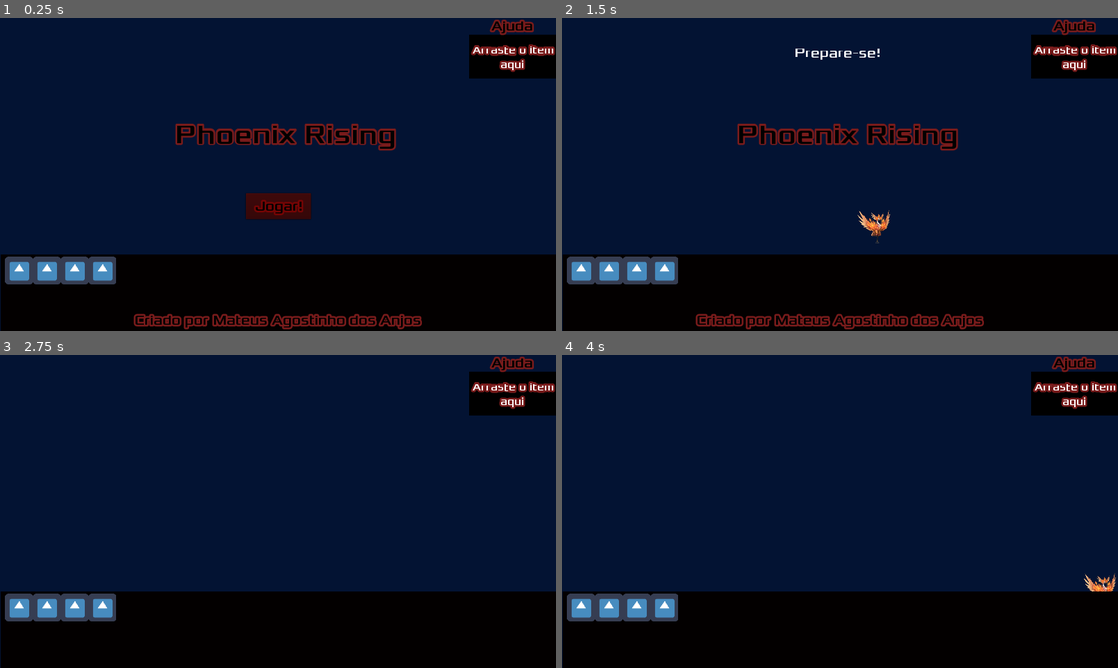
Above: before the commit, frames 1-4 (two rows, left to right).
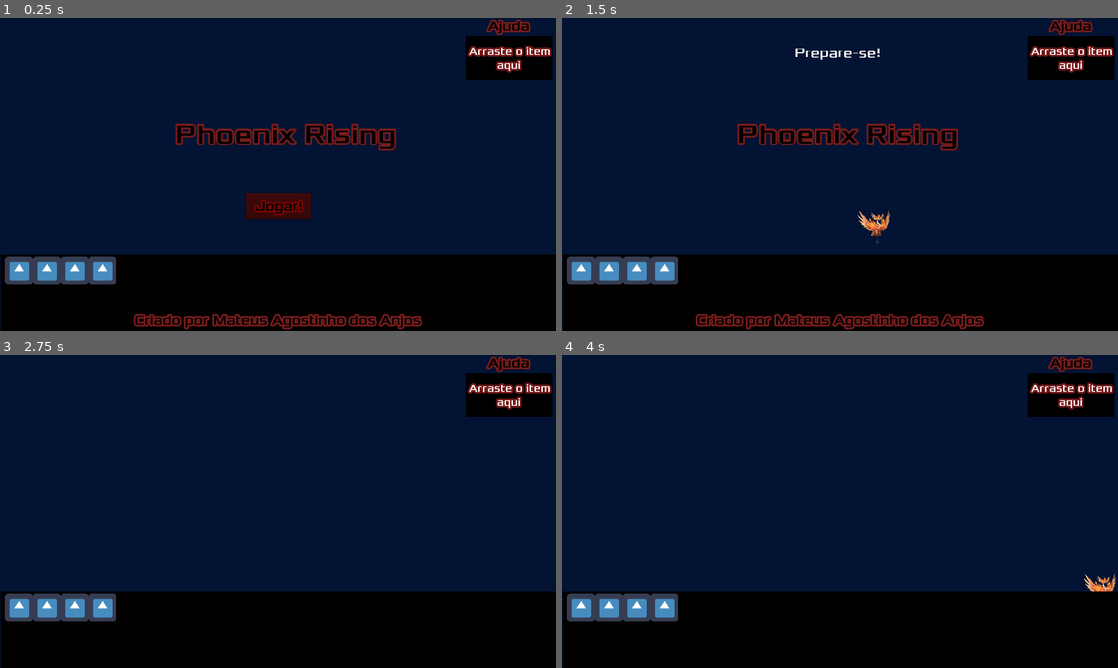
Above: after the commit, the same moments.

Repository: MateusdosAnjos/MAC0499
Game: Godot game, scene res://Main/Main.tscn
Two runs of this game, one before a commit and one after it. Both use one fixed random seed, a clock stepped at 60 frames per second and the inputs below. The project has no main scene, so this scene is started directly.
Inputs (mouse positions are in pixels of both pictures, inside the frame that each line leads up to):
- Up to frame 1 (0.25 s): no input
- Up to frame 2 (1.5 s): click "Jogar!" at 0.5 s; tap Enter at 1.25 s; move the mouse to (962, 158) at 1.27 s; hold Right (ui_right) from 1.28 s (still down); click (962, 158) at 1.35 s
- Up to frame 3 (2.75 s): move the mouse to (166, 527) at 2.02 s; release Right (ui_right) at 2.03 s; hold Down (ui_down) from 2.03 s (still down); click (166, 527) at 2.1 s
- Up to frame 4 (4 s): move the mouse to (895, 442) at 2.77 s; release Down (ui_down) at 2.78 s; hold Right (ui_right) 2.78-3.53 s; click (895, 442) at 2.85 s; tap Space at 3.5 s; move the mouse to (812, 574) at 3.52 s; hold Up (ui_up) from 3.53 s (still down); click (812, 574) at 3.6 s

The runs differ from the first frame. In frame 1, 1.0% of the frame differs, in the area x 83-100%, y 0-20%; in frame 2, 1.0%; in frame 3, 1.0%; in frame 4, 1.0%.

Commit message:
Espaço de Help só aceita 1 objeto por vez

Diff:
--- a/Phoenix Rising/Help/Help.gd
+++ b/Phoenix Rising/Help/Help.gd
@@ -1,8 +1,9 @@
 extends TextureRect
 
 var items = []
+var grid = {}
 
-var grid = {}
+var existItem = false
 var cell_size = 32
 var grid_width = 0
 var grid_height = 0
@@ -12,17 +13,11 @@
     grid_width = s.x
     grid_height = s.y
 
-    for x in range (grid_width):
-        grid[x] = {}
-        for y in range (grid_height):
-            grid[x][y] = false
-
 func insert_item(item):
     var item_pos = item.rect_global_position + Vector2(cell_size/2, cell_size/2)
     var g_pos = pos_to_grid_coord(item_pos)
-    var item_size = get_grid_size(item)
-    if is_grid_space_available(g_pos.x, g_pos.y, item_size.x, item_size.y):
-        set_grid_space(g_pos.x, g_pos.y, item_size.x, item_size.y, true)
+    if not existItem:
+        existItem = true
         item.rect_global_position = rect_global_position + Vector2(g_pos.x, g_pos.y) * cell_size
         items.append(item)
         return true
@@ -35,8 +30,7 @@
         return null
     var item_pos = item.rect_global_position + Vector2(cell_size/2, cell_size/2)
     var g_pos = pos_to_grid_coord(item_pos)
-    var item_size = get_grid_size(item)
-    set_grid_space(g_pos.x, g_pos.y, item_size.x, item_size.y, false)
+    existItem = false
     items.remove(items.find(item))
     return item
 
@@ -45,23 +39,6 @@
         if item.get_global_rect().has_point(pos):
             return item
     return null
-
-
-func set_grid_space (x, y, w, h, state):
-        for i in range (x, grid_width):
-            for j in range (y, grid_height):
-                grid[i][j] = state
-
-func is_grid_space_available(x, y, w, h):
-    if x < 0 or y < 0:
-        return false
-    if x + w > grid_width or y + h > grid_height:
-        return false
-    for i in range (x, x + w):
-        for j in range (y, y + h):
-            if grid[i][j]:
-                return false
-    return true
 
 func pos_to_grid_coord(pos):
     var local_pos = pos - rect_global_position
--- a/Phoenix Rising/Help/Help.tscn
+++ b/Phoenix Rising/Help/Help.tscn
@@ -16,26 +16,33 @@
 font_data = ExtResource( 2 )
 
 [node name="Help" type="TextureRect"]
+margin_left = -20.0
+margin_top = -20.0
+margin_right = -20.0
+margin_bottom = -20.0
 script = ExtResource( 1 )
 
 [node name="HelpShape" type="Panel" parent="."]
 modulate = Color( 0, 0, 0, 1 )
-margin_right = 200.0
-margin_bottom = 100.0
+margin_left = -20.0
+margin_top = -20.0
+margin_right = 180.0
+margin_bottom = 80.0
 
 [node name="HelpLabel" type="Label" parent="."]
-margin_left = 52.0
-margin_top = -40.0
-margin_right = 148.0
+margin_left = 31.2632
+margin_top = -63.0
+margin_right = 127.263
+margin_bottom = -23.0
 custom_fonts/font = SubResource( 4 )
 custom_colors/font_color = Color( 0, 0, 0, 1 )
 text = "Ajuda"
 
 [node name="HowToUse" type="Label" parent="."]
-margin_left = 8.0
-margin_top = 21.0
-margin_right = 198.0
-margin_bottom = 84.0
+margin_left = -11.5264
+margin_top = -0.0526733
+margin_right = 178.474
+margin_bottom = 62.9473
 custom_fonts/font = SubResource( 3 )
 text = "Arraste o item
         aqui"
--- a/Phoenix Rising/Main/Main.gd
+++ b/Phoenix Rising/Main/Main.gd
@@ -14,6 +14,3 @@
 
 func _on_HUD_start_game():
     new_game()
-
-func _on_Help_mouse_entered():
-    print("Oe")
--- a/Phoenix Rising/itensDoJogo/Invertory.tscn
+++ b/Phoenix Rising/itensDoJogo/Invertory.tscn
@@ -32,13 +32,13 @@
 script = ExtResource( 2 )
 
 [node name="NotGrid" type="TextureRect" parent="."]
-margin_left = -638.0
-margin_top = -358.0
-margin_right = 641.0
-margin_bottom = 183.0
+margin_left = -636.834
+margin_top = -356.834
+margin_right = 642.166
+margin_bottom = 184.166
 
 [node name="Help" parent="." instance=ExtResource( 3 )]
-margin_left = 439.656
-margin_top = -320.994
-margin_right = 639.656
-margin_bottom = -220.994
+margin_left = 452.0
+margin_top = -298.0
+margin_right = 623.0
+margin_bottom = -235.0
